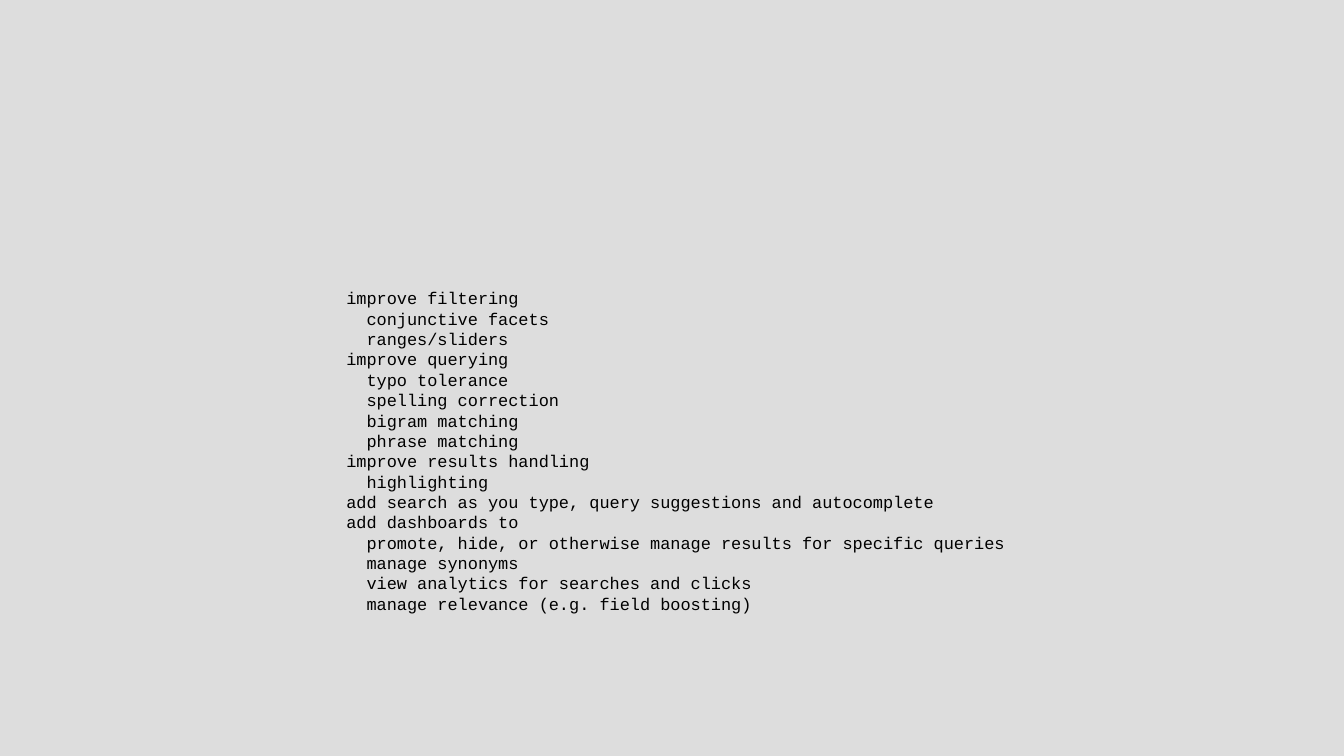
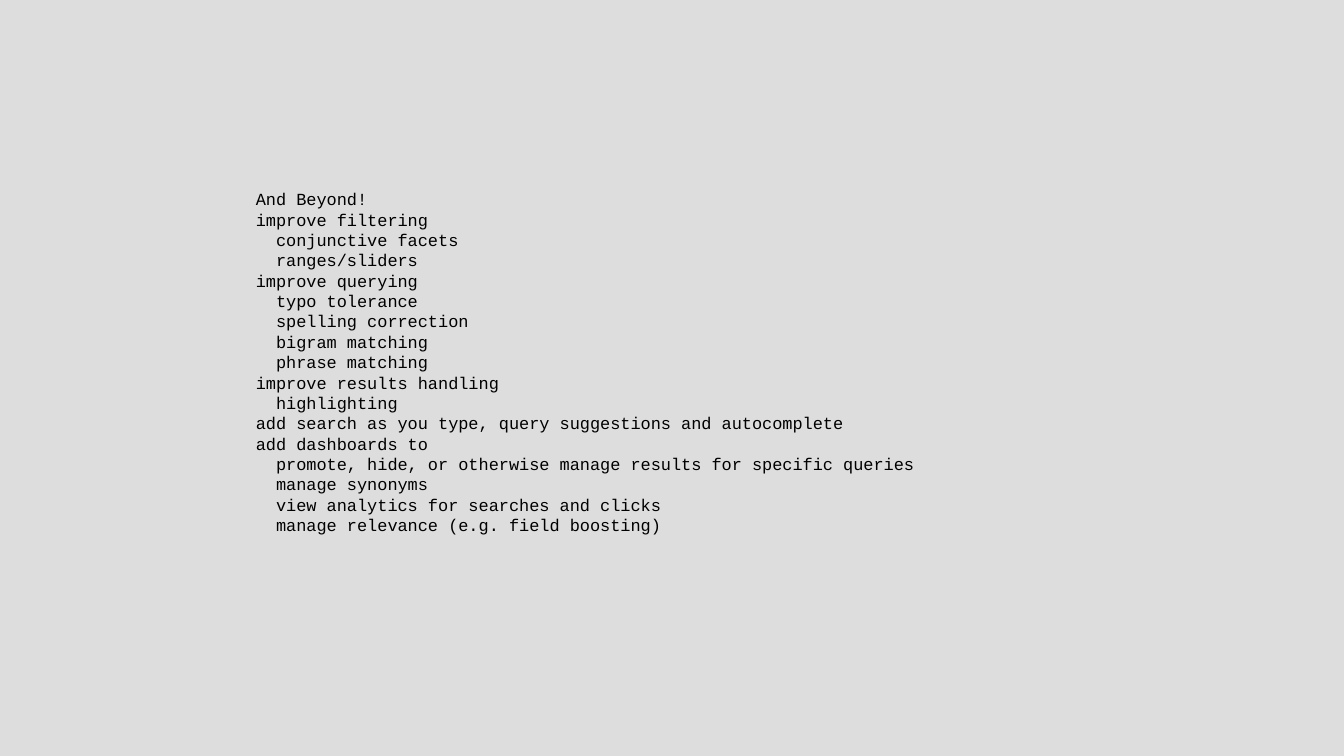
Before and after one commit to chriscressman/architecting-a-search-feature, a slide deck: slide 121 of presentation.odp (slide 124 before the commit). Drawn at 1344x756 pixels with LibreOffice and Linux fonts; fonts in the diff are those of the drawing. Boxes give left, top, right and bottom in pixels: in the first picture for what was removed or moved away, otherwise in the second. Text is boxed around its words. In the diff, an @@ line names an element or a change of style, - is before the commit and + after.

```diff
--- a/presentation.odp
+++ b/presentation.odp
@@ text "And Beyond!": place and size @@
-text "And Beyond!" at [346,292,1005,614]
+text "And Beyond!" at [256,193,914,531]
@@ text at [256,193,367,209]: paragraph added @@
+And Beyond!
```
Also in this commit, not shown: 13 other slides changed, 1 slide added, 4 slides removed.
